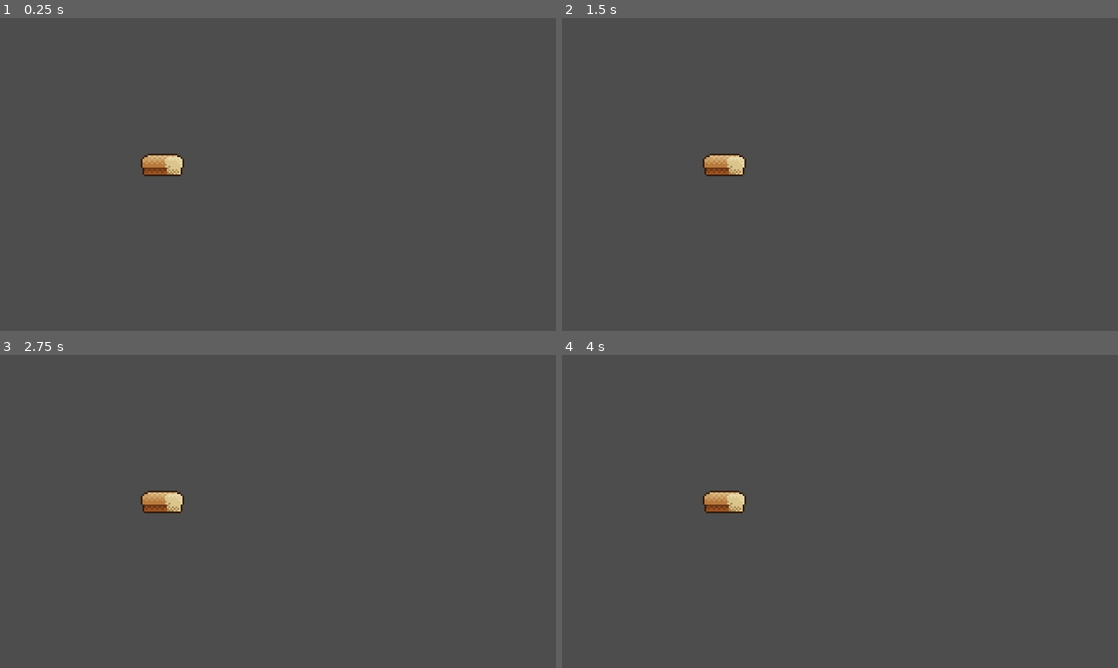
Above: before the commit, frames 1-4 (two rows, left to right).
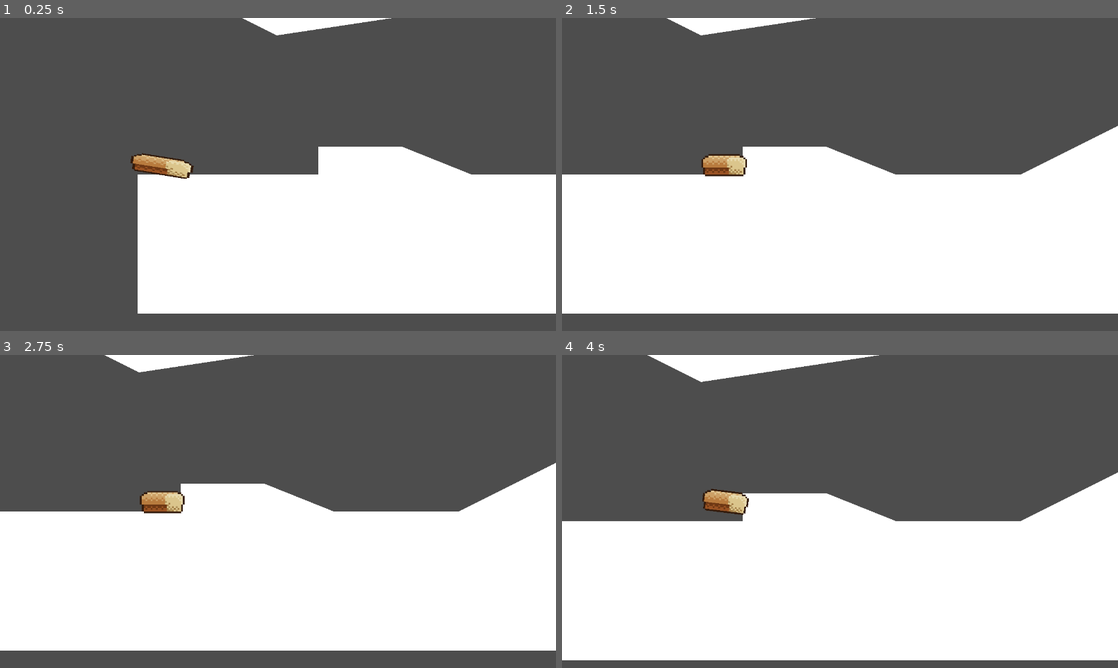
Above: after the commit, the same moments.

Repository: Subkhht/run-run-run-
Game: Godot game, scene res://level.tscn
The game is run twice, just before and just after one commit, with the same random seed, the same clock (stepped at 60 frames per second) and the same inputs.
Inputs:
- Up to frame 1 (0.25 s): no input
- Up to frame 2 (1.5 s): tap Enter (ui_accept) at 0.5, 0.77 s
- Up to frame 3 (2.75 s): tap Enter (ui_accept) at 1.52 s
- Up to frame 4 (4 s): tap Enter (ui_accept) at 3.02, 3.77 s

The runs differ from the first frame. In frame 1, 37% of the frame differs, in the area x 23-100%, y 0-95%; in frame 2, 49%; in frame 3, 48%; in frame 4, 50%, in the area x 0-100%, y 0-98%.

Commit message:
Animaciones Sprite y entorno

Diff:
--- a/Scripts/player.gd
+++ b/Scripts/player.gd
@@ -10,10 +10,14 @@
 @export var air_friccion = 50
 @export var landing_aceleracion = 2200.0
 
+var target_tilt = 0.0
+@onready var sprite_2d: Sprite2D = $Sprite2D
+
 func _physics_process(delta: float) -> void:
 
 
 	if is_on_floor():
+		target_tilt = 0.0
 		if velocity.x <= max_speed:
 			velocity.x = move_toward(velocity.x, max_speed, aceleracion * delta)
 		else:
@@ -22,6 +26,8 @@
 		if Input.is_action_just_pressed("ui_accept"):
 			velocity.y = -jump_force
 	else:
+		target_tilt = clamp(velocity.y / 4, -30, 30)
+
 		velocity.x = move_toward(velocity.x, 0, air_friccion * delta)
 
 		if Input.is_action_just_released("ui_accept"):
@@ -35,4 +41,8 @@
 	move_and_slide()
 
 	if velocity.y == 0 and velocidad_previa.y > 5:
+		sprite_2d.scale = Vector2(1.5, 0.8)
 		velocity.x += landing_aceleracion * delta
+
+	sprite_2d.rotation = lerp_angle(sprite_2d.rotation, deg_to_rad(target_tilt), 0.2)
+	sprite_2d.scale = sprite_2d.scale.lerp(Vector2.ONE, 0.05)
--- /dev/null
+++ b/Scripts/visible_collision_polygon_2d.gd
@@ -0,0 +1,10 @@
+class_name VisibleCollisionPolygon2D extends CollisionPolygon2D
+
+@export var color: Color = Color.WHITE
+
+# Called when the node enters the scene tree for the first time.
+func _ready() -> void:
+	var sprite = Polygon2D.new()
+	add_child(sprite)
+	sprite.polygon = polygon
+	sprite.color = color
--- a/level.tscn
+++ b/level.tscn
@@ -1,6 +1,7 @@
-[gd_scene load_steps=2 format=3 uid="uid://5xacuok1tmvo"]
+[gd_scene load_steps=3 format=3 uid="uid://5xacuok1tmvo"]
 
 [ext_resource type="PackedScene" uid="uid://bvpowpomukhh" path="res://player.tscn" id="1_u52ul"]
+[ext_resource type="Script" uid="uid://nyycq3oau4p" path="res://Scripts/visible_collision_polygon_2d.gd" id="1_vonw3"]
 
 [node name="Level" type="Node2D"]
 
@@ -9,24 +10,29 @@
 [node name="CollisionPolygon2D" type="CollisionPolygon2D" parent="StaticBody2D"]
 position = Vector2(40, 0)
 polygon = PackedVector2Array(-40, 128, -40, 208, 672, 208, 704, 144, 640, 144, 608, 104, 552, 104, 528, 128, 384, 128, 320, 80, 256, 112, 224, 128, 152, 128, 112, 112, 64, 112, 64, 128)
+script = ExtResource("1_vonw3")
 
 [node name="CollisionPolygon2D2" type="CollisionPolygon2D" parent="StaticBody2D"]
 polygon = PackedVector2Array(0, 8, 16, 16, 80, 48, 240, 24, 360, 32, 400, 0, 0, 0)
+script = ExtResource("1_vonw3")
+
+[node name="CollisionPolygon2D4" type="CollisionPolygon2D" parent="StaticBody2D"]
+position = Vector2(1704, 208)
+scale = Vector2(0.879645, 0.751452)
+polygon = PackedVector2Array(268.846, -181.462, 366.596, -148.254, 536.58, -106.461, 693.866, -194.4, 805.616, -286.692, 797.634, -9.81628, 268.846, -18.1462)
+script = ExtResource("1_vonw3")
+
+[node name="CollisionPolygon2D5" type="CollisionPolygon2D" parent="StaticBody2D"]
+position = Vector2(2552, 312)
+scale = Vector2(0.773775, 0.56468)
+polygon = PackedVector2Array(206.779, 0, 366.596, -148.254, 537.624, -226.677, 693.866, -194.4, 806.436, -283.346, 1095.93, -283.346, 1157.96, -354.183, 1313.04, -368.35, 1395.76, -425.019, 1519.82, -510.023, 1519.82, 0, 1302.7, 0, 797.634, -9.81628, 589.319, 0, 341.185, 0)
+script = ExtResource("1_vonw3")
 
 [node name="CollisionPolygon2D3" type="CollisionPolygon2D" parent="StaticBody2D"]
 position = Vector2(944.586, 326.807)
 scale = Vector2(1.00223, 0.693452)
 polygon = PackedVector2Array(-56, -32, 88, -120, 159.059, -182.863, 302.739, -194.4, 366.596, -148.254, 693.866, -194.4, 805.616, -286.692, 797.634, -9.81628, 296, -8, 87.2197, 1.72021, -128, 24)
-
-[node name="CollisionPolygon2D4" type="CollisionPolygon2D" parent="StaticBody2D"]
-position = Vector2(1704, 208)
-scale = Vector2(0.879645, 0.751452)
-polygon = PackedVector2Array(268.846, -181.462, 366.596, -148.254, 536.58, -106.461, 693.866, -194.4, 805.616, -286.692, 797.634, -9.81628, 268.846, -18.1462)
-
-[node name="CollisionPolygon2D5" type="CollisionPolygon2D" parent="StaticBody2D"]
-position = Vector2(2552, 312)
-scale = Vector2(0.773775, 0.56468)
-polygon = PackedVector2Array(206.779, 0, 366.596, -148.254, 537.624, -226.677, 693.866, -194.4, 806.436, -283.346, 1095.93, -283.346, 1126.94, -368.35, 1313.04, -368.35, 1395.76, -425.019, 1519.82, -510.023, 1519.82, 0, 1302.7, 0, 797.634, -9.81628, 589.319, 0, 341.185, 0)
+script = ExtResource("1_vonw3")
 
 [node name="Player" parent="StaticBody2D" instance=ExtResource("1_u52ul")]
 position = Vector2(16, 120)
--- a/player.tscn
+++ b/player.tscn
@@ -4,6 +4,8 @@
 [ext_resource type="Script" uid="uid://c4yld1c73f2wi" path="res://Scripts/player.gd" id="1_onrkg"]
 
 [node name="Player" type="CharacterBody2D"]
+floor_constant_speed = true
+floor_snap_length = 8.0
 script = ExtResource("1_onrkg")
 metadata/_edit_group_ = true
 
Not shown, added: Scripts/visible_collision_polygon_2d.gd.uid
